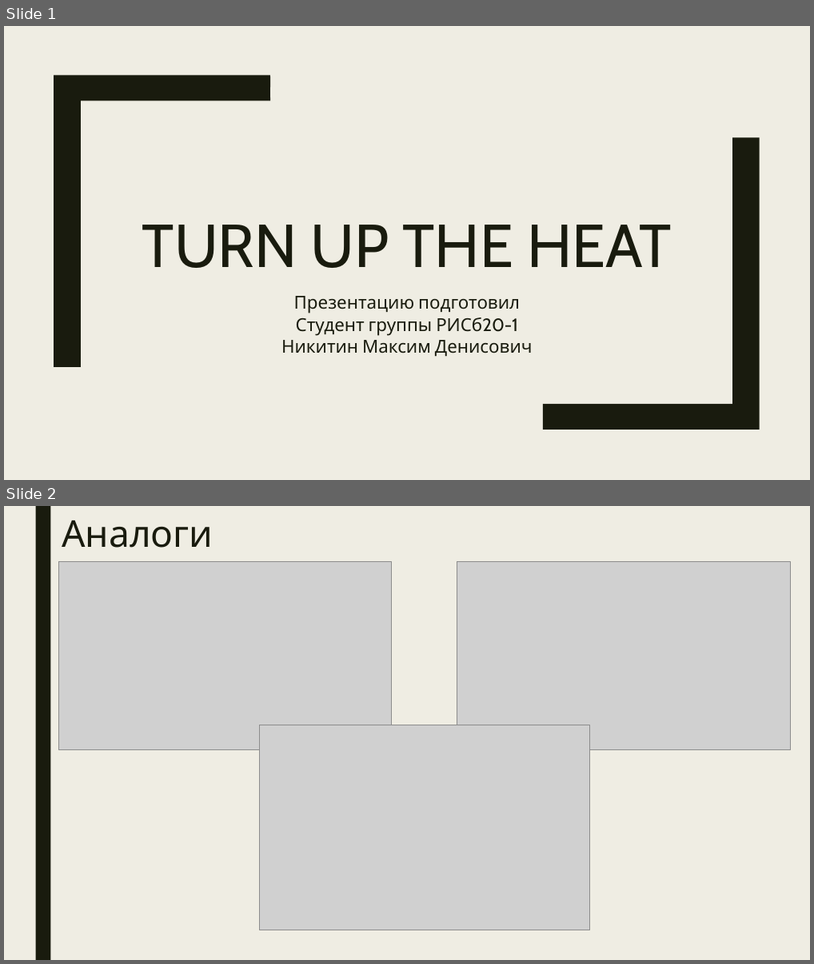
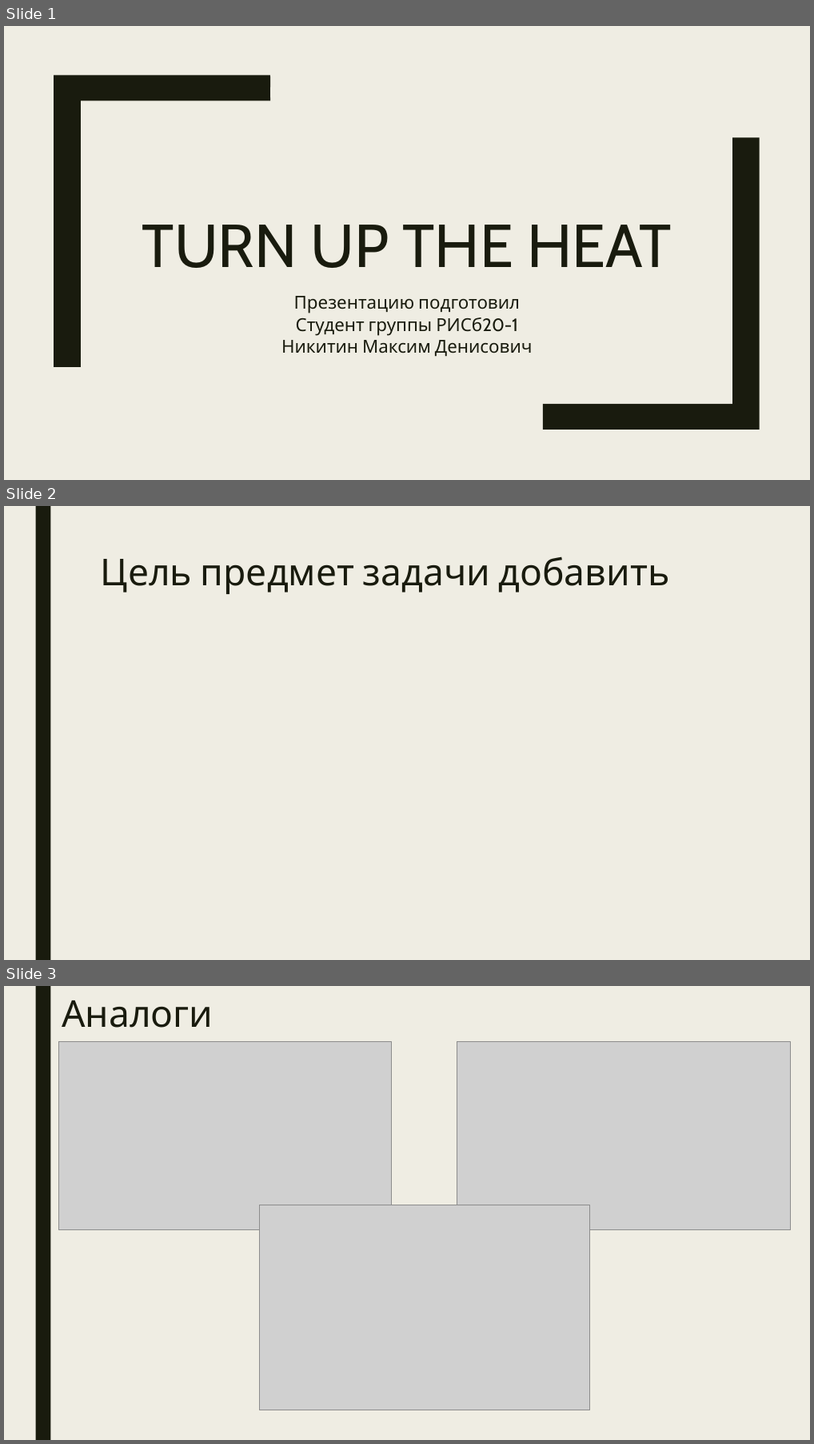
Before and after one commit to NikitinMaksim/Coursework_2023, a slide deck: Никитин_курсовая.pptx. Shown one above the other, each under a label of ours: slides 1 and 2 before the commit, slides 1, 2 and 3 after it. The pictures are 814x964 and 814x1444 pixels, drawn with LibreOffice and Linux fonts; fonts in the diff are those of the drawing; grey boxes stand for pictures. Boxes give left, top, right and bottom in pixels: in the first picture for what was removed or moved away, otherwise in the second. Text is boxed around its words. In the diff, an @@ line names an element or a change of style, - is before the commit and + after.

```diff
--- a/Никитин_курсовая.pptx
+++ b/Никитин_курсовая.pptx
@@ slide 2 added at <box>4,506,810,960</box>, background #EFEDE3; not listed: 1 template element that a slide beside it also shows @@
@@ title added at <box>101,556,670,594</box>, 44 pt, text #191B0E @@
+Цель предмет задачи добавить
@@ what was slide 2 is now slide 3 @@
```
Also in this commit, not shown: 1 slide changed, 1 other slide added, 3 slides removed.
